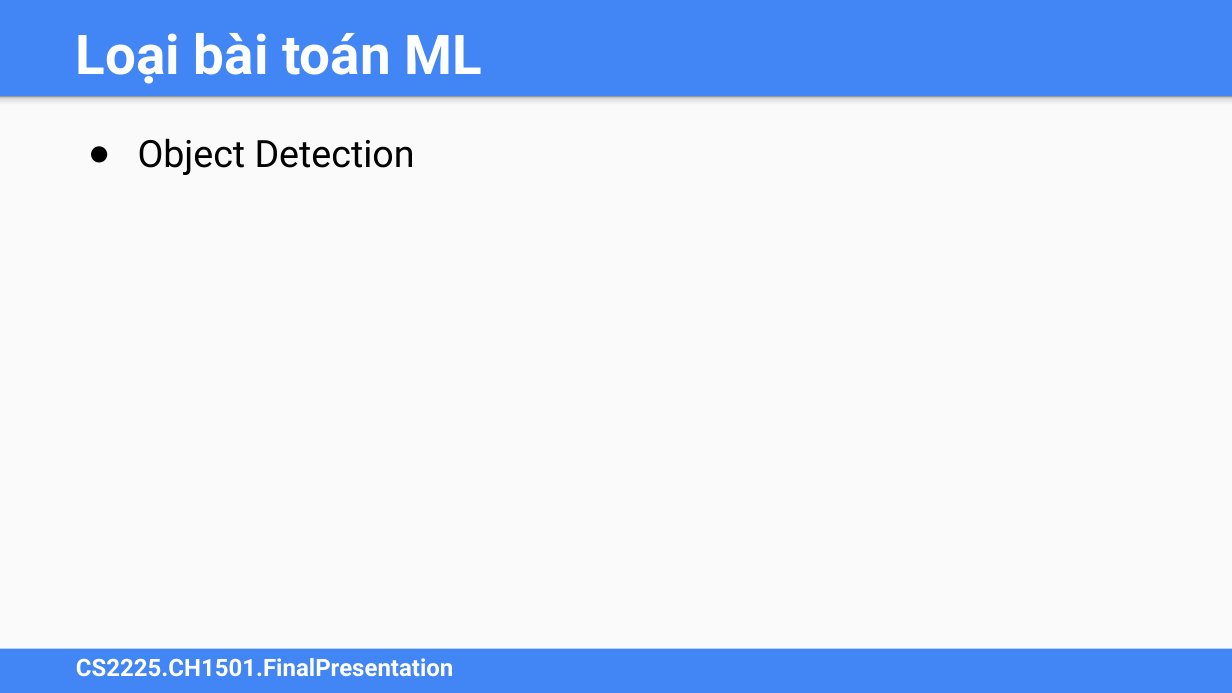
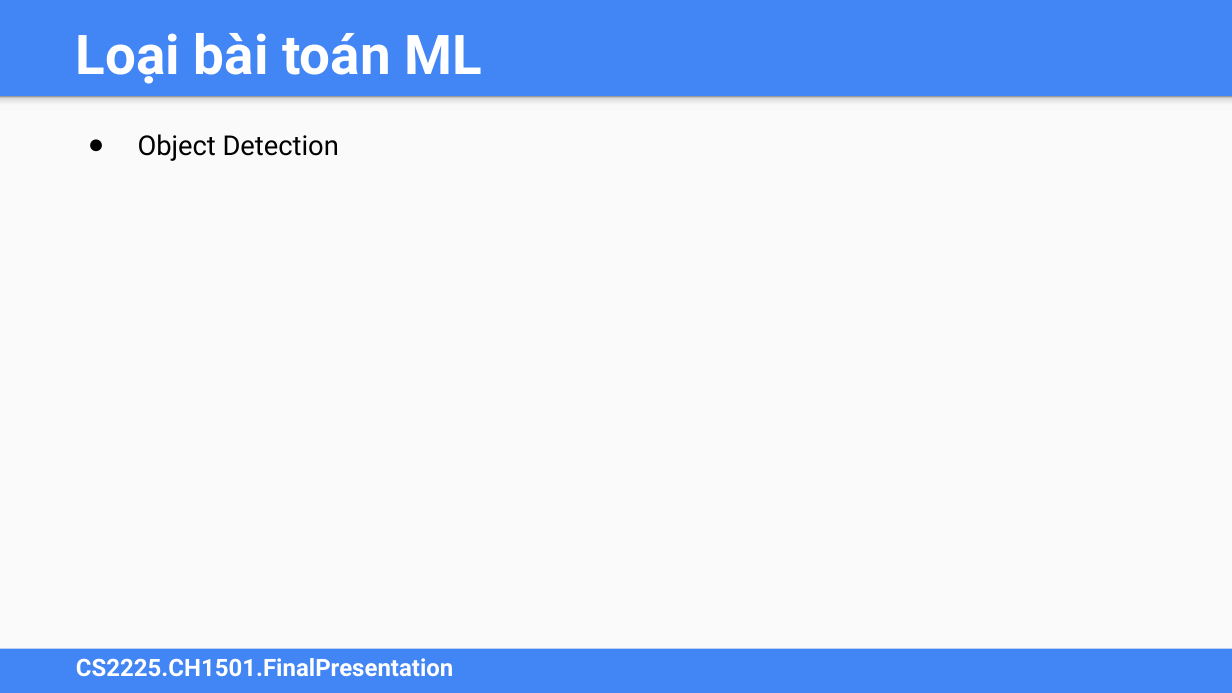
Before and after one commit to MaiNga-uit/CS2225.CH1507, a slide deck: slide 10 of CS2225.BaoCaoCuoiKy.pptx (slide 9 before the commit). Drawn at 1232x693 pixels with LibreOffice and Linux fonts; fonts in the diff are those of the drawing. Boxes give left, top, right and bottom in pixels: in the first picture for what was removed or moved away, otherwise in the second. Text is boxed around its words. In the diff, an @@ line names an element or a change of style, - is before the commit and + after.

```diff
--- a/CS2225.BaoCaoCuoiKy.pptx
+++ b/CS2225.BaoCaoCuoiKy.pptx
@@ text "Object Detection" at bbox=[138, 134, 339, 161]: size 22 to 16 pt @@
```
Also in this commit, not shown: 5 other slides changed, 3 slides added.
